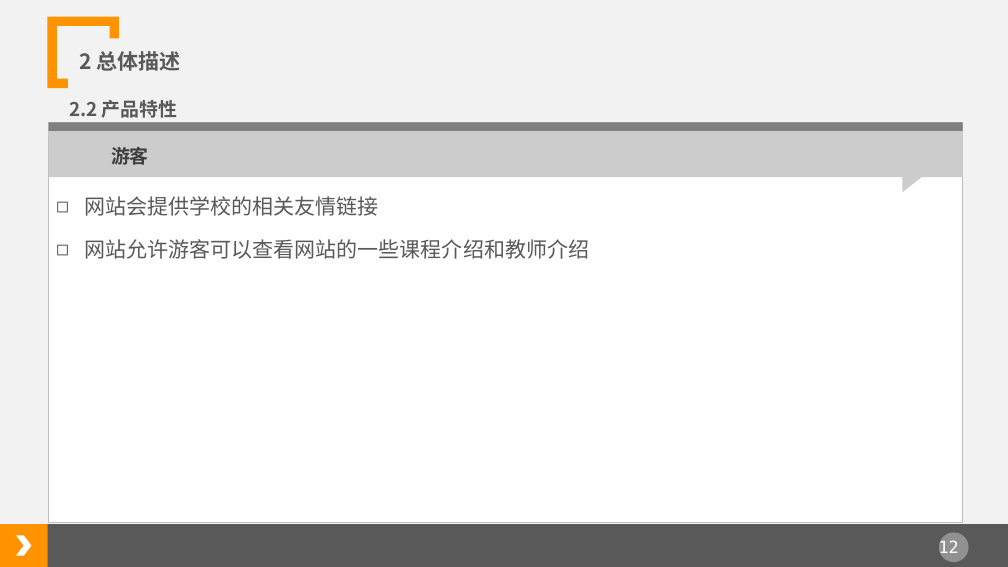
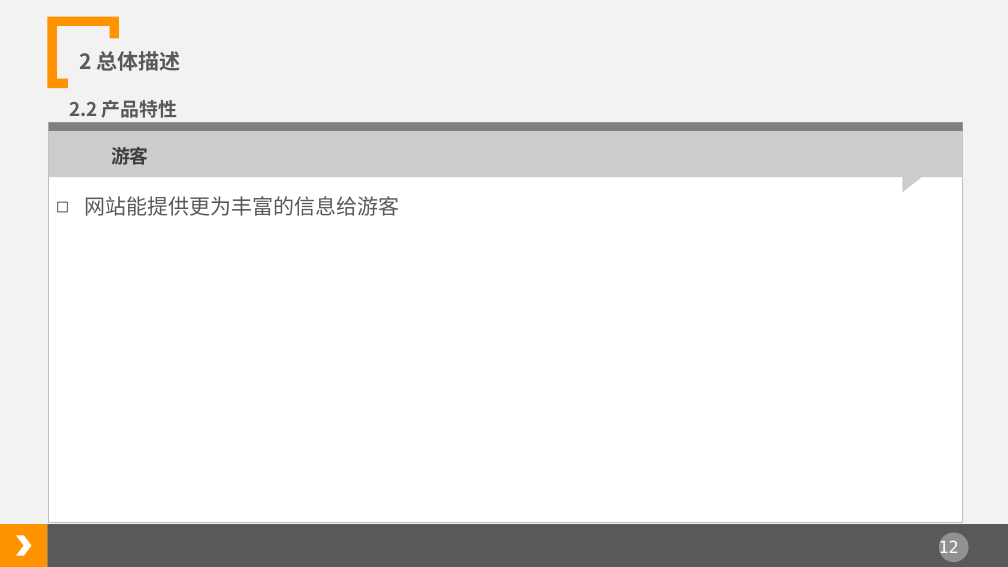
Before and after one commit to tzy502/G16, a slide deck: slide 12 of 需求规格说明书/软件需求规格说明书.ppt. Drawn at 1008x567 pixels with LibreOffice and Linux fonts; fonts in the diff are those of the drawing. Boxes give left, top, right and bottom in pixels: in the first picture for what was removed or moved away, otherwise in the second. Text is boxed around its words. In the diff, an @@ line names an element or a change of style, - is before the commit and + after.

```diff
--- a/需求规格说明书/软件需求规格说明书.ppt
+++ b/需求规格说明书/软件需求规格说明书.ppt
@@ text at [84, 196, 399, 216]: text changed @@
-◻ 网站会提供学校的相关友情链接
-◻ 网站允许游客可以查看网站的一些课程介绍和教师介绍
+◻ 网站能提供更为丰富的信息给游客
```
Also in this commit, not shown: 14 other slides changed, 2 slides added, 1 slide removed, 11 other files.
